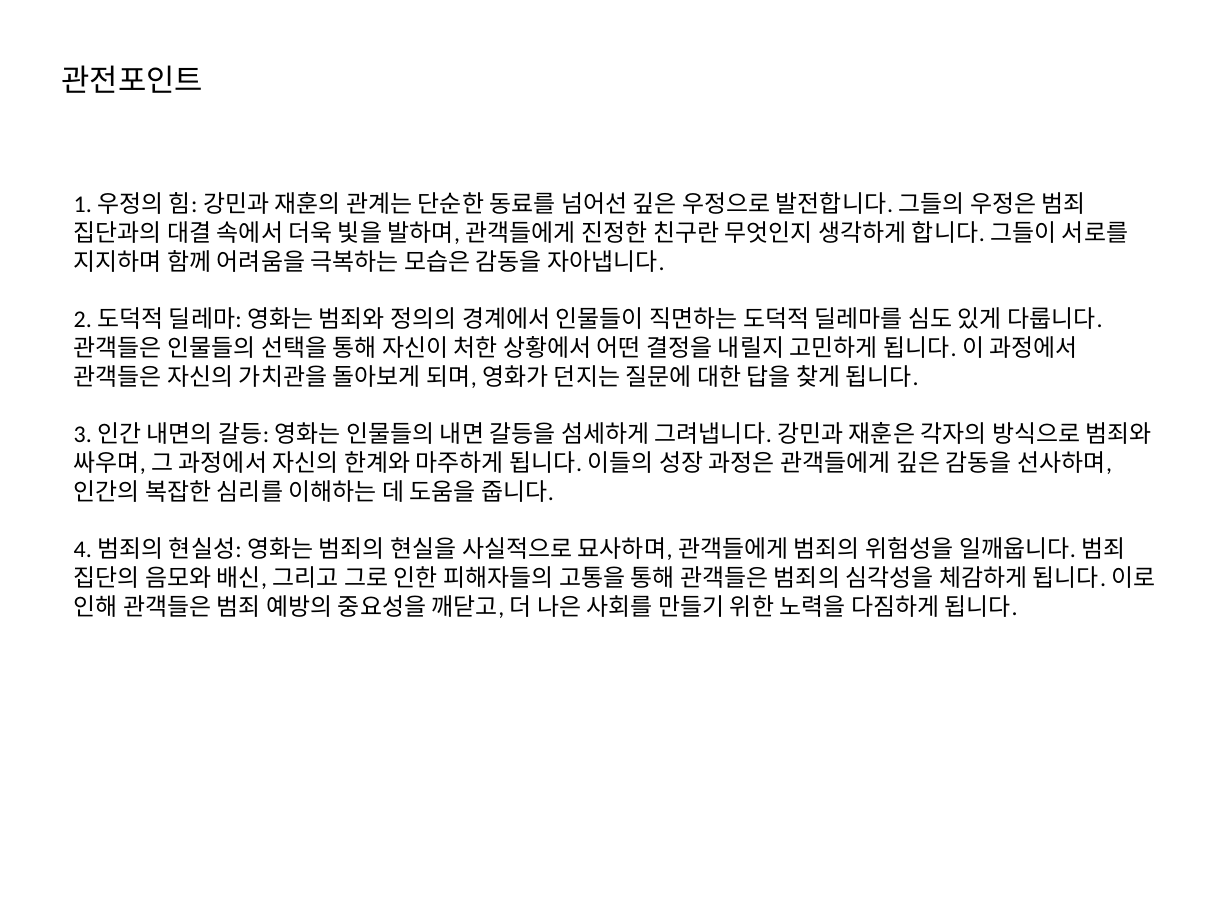
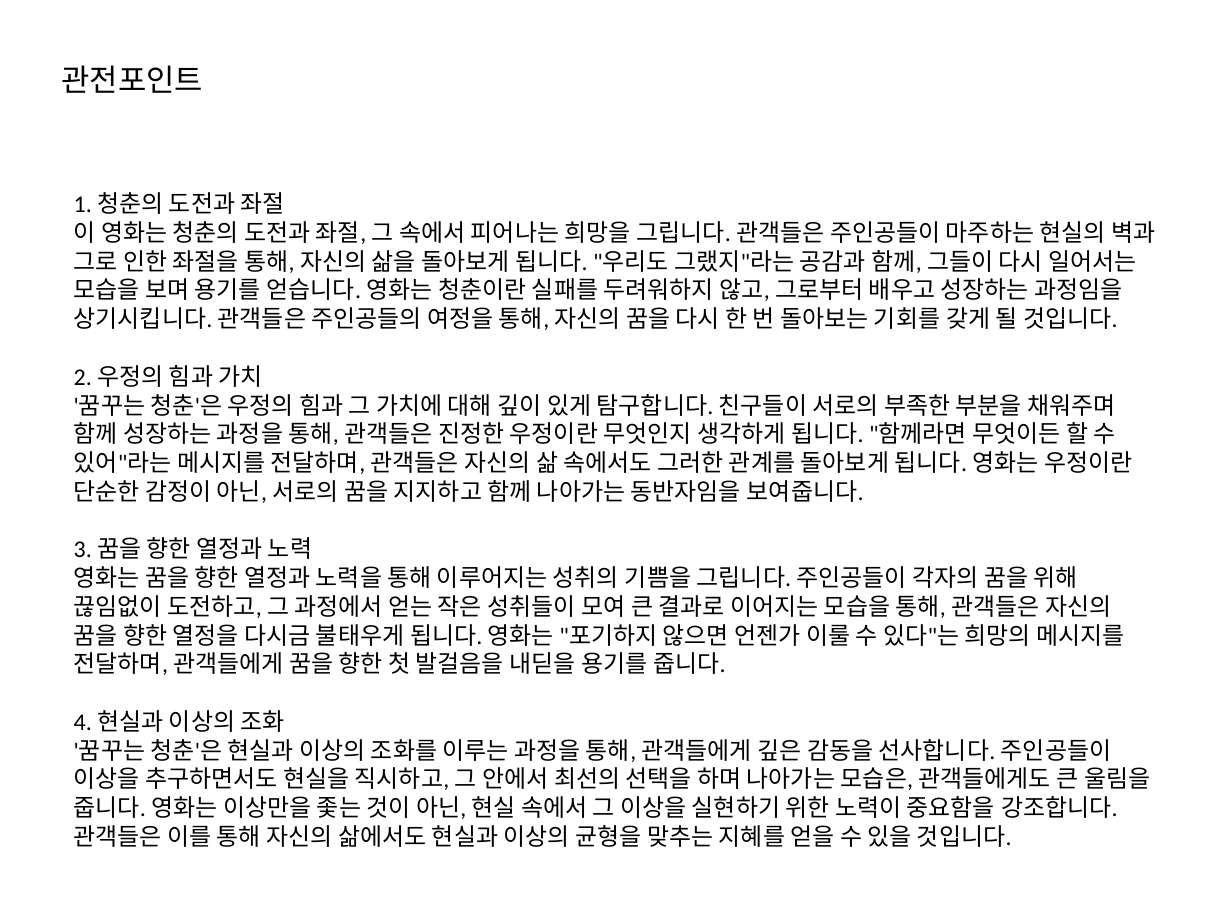
Before and after one commit to onetera/plotis, a slide deck: slide 4 of tmp/proposal.pptx. Drawn at 1232x924 pixels with LibreOffice and Linux fonts; fonts in the diff are those of the drawing. Boxes give left, top, right and bottom in pixels: in the first picture for what was removed or moved away, otherwise in the second. Text is boxed around its words. In the diff, an @@ line names an element or a change of style, - is before the commit and + after.

```diff
--- a/tmp/proposal.pptx
+++ b/tmp/proposal.pptx
@@ text at [74,192,1156,847]: text changed @@
-1. 우정의 힘: 강민과 재훈의 관계는 단순한 동료를 넘어선 깊은 우정으로 발전합니다. 그들의 우정은 범죄 집단과의 대결 속에서 더욱 빛을 발하며, 관객들에게 진정한 친구란 무엇인지 생각하게 합니다. 그들이 서로를 지지하며 함께 어려움을 극복하는 모습은 감동을 자아냅니다.
-2. 도덕적 딜레마: 영화는 범죄와 정의의 경계에서 인물들이 직면하는 도덕적 딜레마를 심도 있게 다룹니다. 관객들은 인물들의 선택을 통해 자신이 처한 상황에서 어떤 결정을 내릴지 고민하게 됩니다. 이 과정에서 관객들은 자신의 가치관을 돌아보게 되며, 영화가 던지는 질문에 대한 답을 찾게 됩니다.
-3. 인간 내면의 갈등: 영화는 인물들의 내면 갈등을 섬세하게 그려냅니다. 강민과 재훈은 각자의 방식으로 범죄와 싸우며, 그 과정에서 자신의 한계와 마주하게 됩니다. 이들의 성장 과정은 관객들에게 깊은 감동을 선사하며, 인간의 복잡한 심리를 이해하는 데 도움을 줍니다.
-4. 범죄의 현실성: 영화는 범죄의 현실을 사실적으로 묘사하며, 관객들에게 범죄의 위험성을 일깨웁니다. 범죄 집단의 음모와 배신, 그리고 그로 인한 피해자들의 고통을 통해 관객들은 범죄의 심각성을 체감하게 됩니다. 이로 인해 관객들은 범죄 예방의 중요성을 깨닫고, 더 나은 사회를 만들기 위한 노력을 다짐하게 됩니다.
+1. 청춘의 도전과 좌절
+이 영화는 청춘의 도전과 좌절, 그 속에서 피어나는 희망을 그립니다. 관객들은 주인공들이 마주하는 현실의 벽과 그로 인한 좌절을 통해, 자신의 삶을 돌아보게 됩니다. "우리도 그랬지"라는 공감과 함께, 그들이 다시 일어서는 모습을 보며 용기를 얻습니다. 영화는 청춘이란 실패를 두려워하지 않고, 그로부터 배우고 성장하는 과정임을 상기시킵니다. 관객들은 주인공들의 여정을 통해, 자신의 꿈을 다시 한 번 돌아보는 기회를 갖게 될 것입니다.
+2. 우정의 힘과 가치
+'꿈꾸는 청춘'은 우정의 힘과 그 가치에 대해 깊이 있게 탐구합니다. 친구들이 서로의 부족한 부분을 채워주며 함께 성장하는 과정을 통해, 관객들은 진정한 우정이란 무엇인지 생각하게 됩니다. "함께라면 무엇이든 할 수 있어"라는 메시지를 전달하며, 관객들은 자신의 삶 속에서도 그러한 관계를 돌아보게 됩니다. 영화는 우정이란 단순한 감정이 아닌, 서로의 꿈을 지지하고 함께 나아가는 동반자임을 보여줍니다.
+3. 꿈을 향한 열정과 노력
+영화는 꿈을 향한 열정과 노력을 통해 이루어지는 성취의 기쁨을 그립니다. 주인공들이 각자의 꿈을 위해 끊임없이 도전하고, 그 과정에서 얻는 작은 성취들이 모여 큰 결과로 이어지는 모습을 통해, 관객들은 자신의 꿈을 향한 열정을 다시금 불태우게 됩니다. 영화는 "포기하지 않으면 언젠가 이룰 수 있다"는 희망의 메시지를 전달하며, 관객들에게 꿈을 향한 첫 발걸음을 내딛을 용기를 줍니다.
+4. 현실과 이상의 조화
+'꿈꾸는 청춘'은 현실과 이상의 조화를 이루는 과정을 통해, 관객들에게 깊은 감동을 선사합니다. 주인공들이 이상을 추구하면서도 현실을 직시하고, 그 안에서 최선의 선택을 하며 나아가는 모습은, 관객들에게도 큰 울림을 줍니다. 영화는 이상만을 좇는 것이 아닌, 현실 속에서 그 이상을 실현하기 위한 노력이 중요함을 강조합니다. 관객들은 이를 통해 자신의 삶에서도 현실과 이상의 균형을 맞추는 지혜를 얻을 수 있을 것입니다.
```
Also in this commit, not shown: 4 other slides changed, 4 other files.
